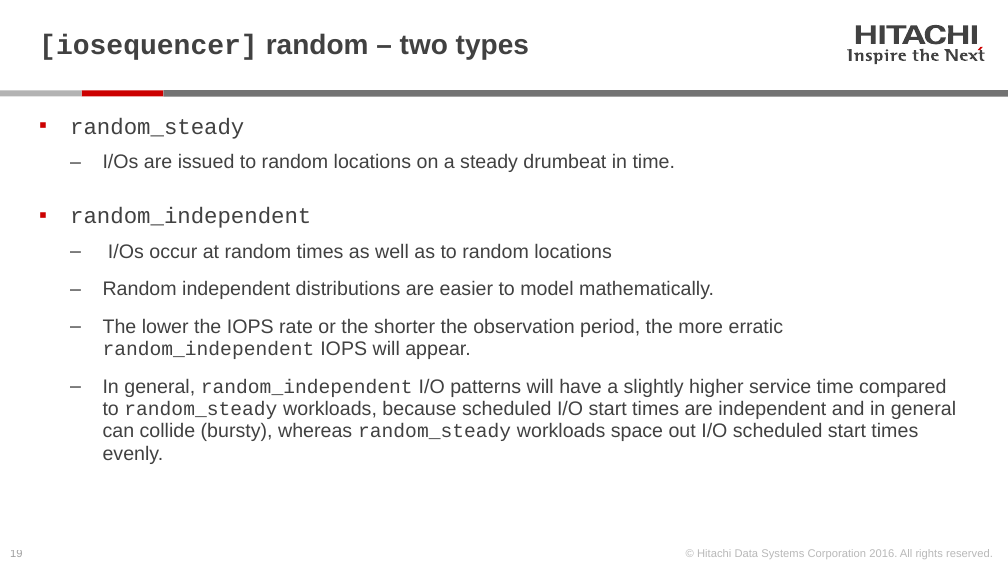
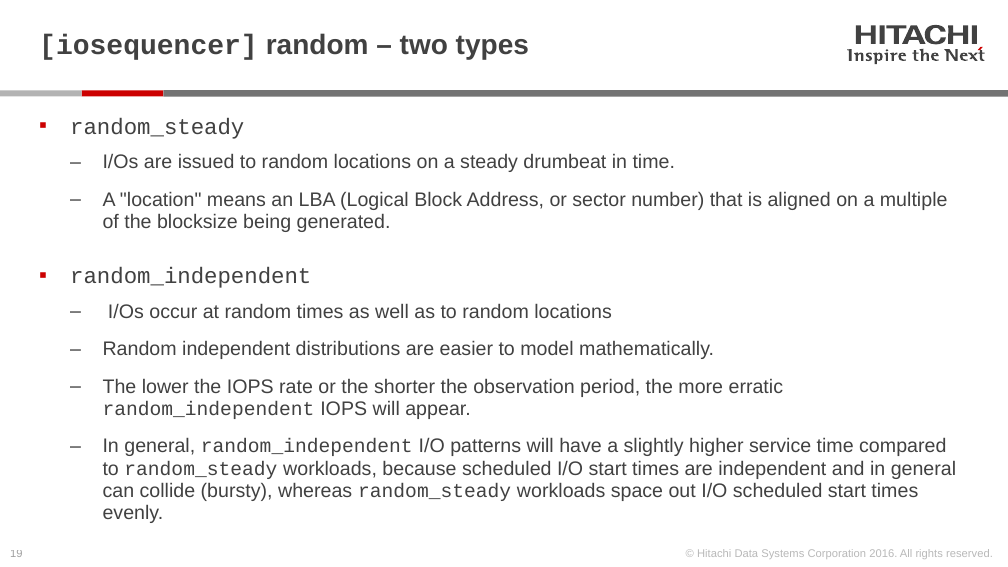
Before and after one commit to Hitachi-Data-Systems/ivy, a slide deck: slide 19 of doc/Programming the ivy engine.pptx. Drawn at 1008x567 pixels with LibreOffice and Linux fonts; fonts in the diff are those of the drawing. Boxes give left, top, right and bottom in pixels: in the first picture for what was removed or moved away, otherwise in the second. Text is boxed around its words. In the diff, an @@ line names an element or a change of style, - is before the commit and + after.

```diff
--- a/doc/Programming the ivy engine.pptx
+++ b/doc/Programming the ivy engine.pptx
@@ text at (x1=103, y1=191, x2=948, y2=232): paragraph added @@
+  ‒ A "location" means an LBA (Logical Block Address, or sector number) that is aligned on a multiple of the blocksize being generated.
```
Also in this commit, not shown: 1 other slide changed, 9 other files.
